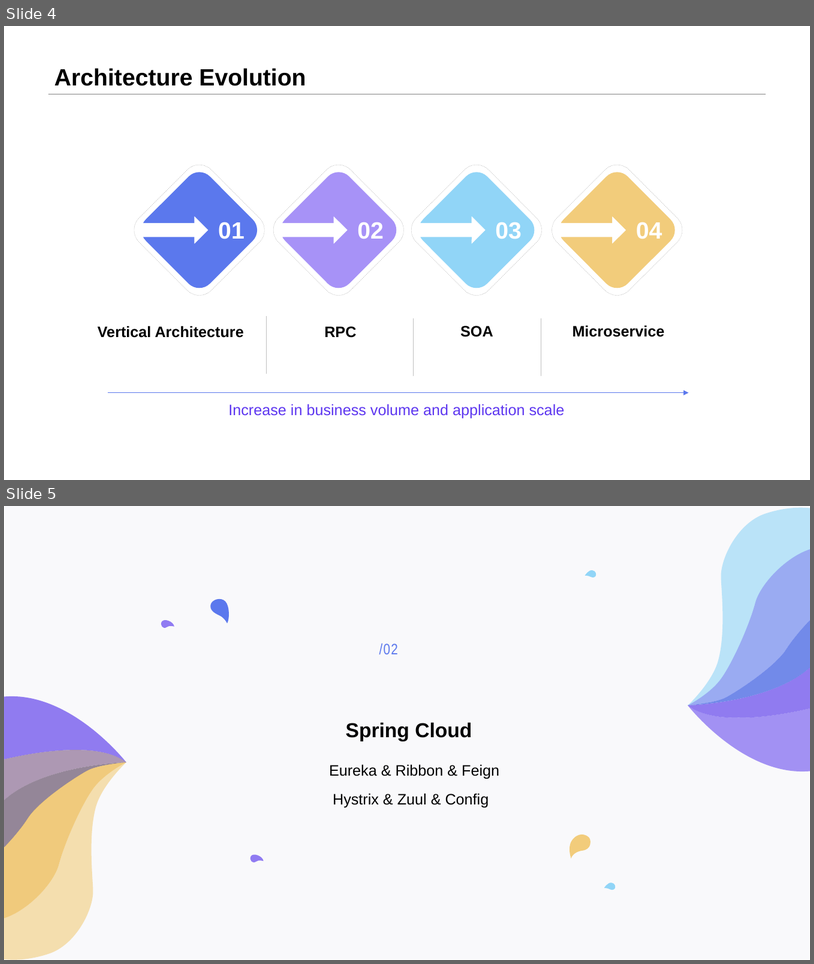
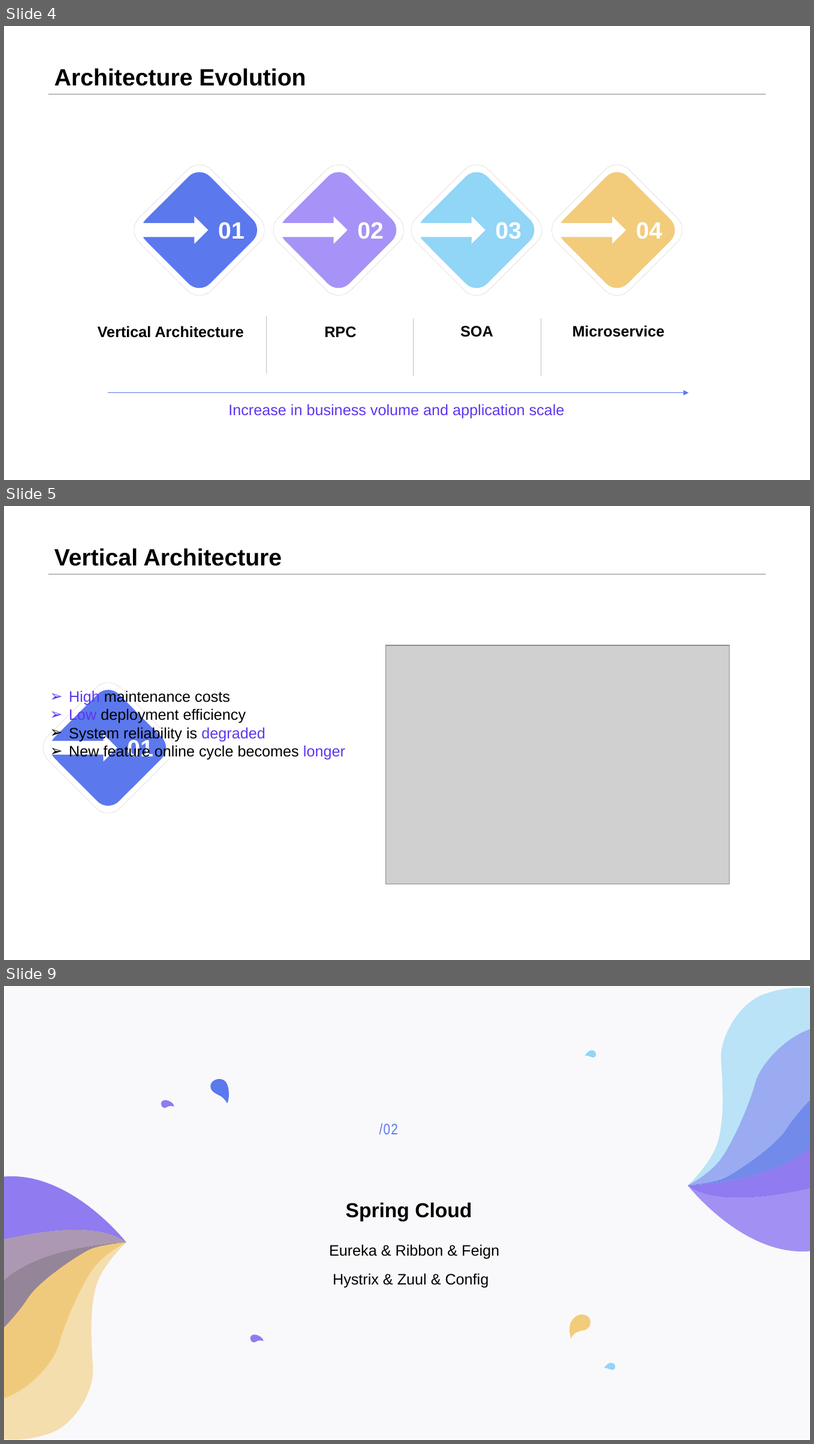
Before and after one commit to LIULE8/ppt, a slide deck: Sharing2.pptx. Shown one above the other, each under a label of ours: slides 4 and 5 before the commit, slides 4, 5 and 9 after it; the slides between them are not shown. The pictures are 814x964 and 814x1444 pixels, drawn with LibreOffice and Linux fonts; fonts in the diff are those of the drawing; grey boxes stand for pictures. Boxes give left, top, right and bottom in pixels: in the first picture for what was removed or moved away, otherwise in the second. Text is boxed around its words. In the diff, an @@ line names an element or a change of style, - is before the commit and + after.

```diff
--- a/Sharing2.pptx
+++ b/Sharing2.pptx
@@ slide 5 added at [4, 506, 810, 960], background #FFFFFF; not listed: 1 template element that a slide beside it also shows @@
@@ title added at [54, 548, 282, 566], 28 pt, text #000000, bold @@
+Vertical Architecture
@@ picture added at [386, 645, 730, 883] @@
@@ rounded rectangle added at [36, 675, 180, 820], outline #A6A6A6 0.25 pt dashed @@
@@ freeform shape added at [44, 683, 172, 811], fill #5B78ED @@
@@ text added at [69, 690, 345, 760], 18 pt, text #000000 @@
+➢ High maintenance costs
+➢ Low deployment efficiency
+➢ System reliability is degraded
+➢ New feature online cycle becomes longer
@@ text added at [127, 738, 153, 757], 28 pt, text #FFFFFF, bold @@
+01
@@ what was slide 5 is now slide 9 @@
```
Also in this commit, not shown: 3 other slides added.
